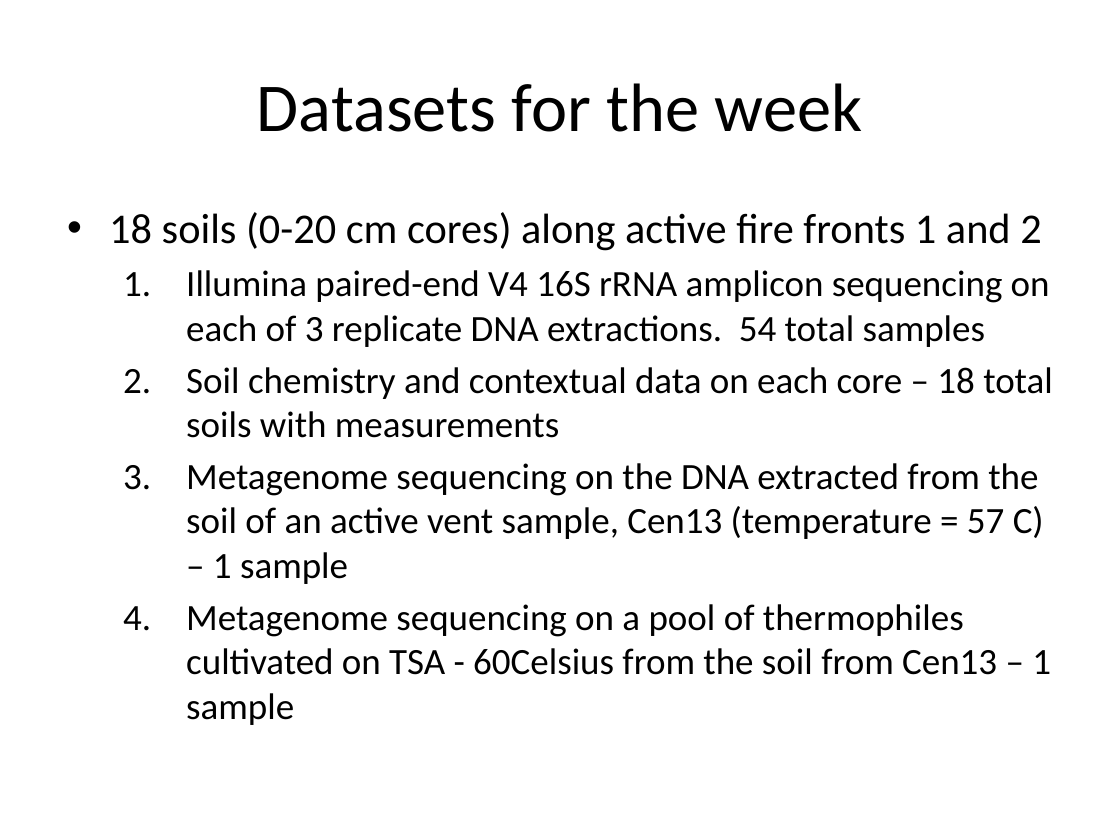
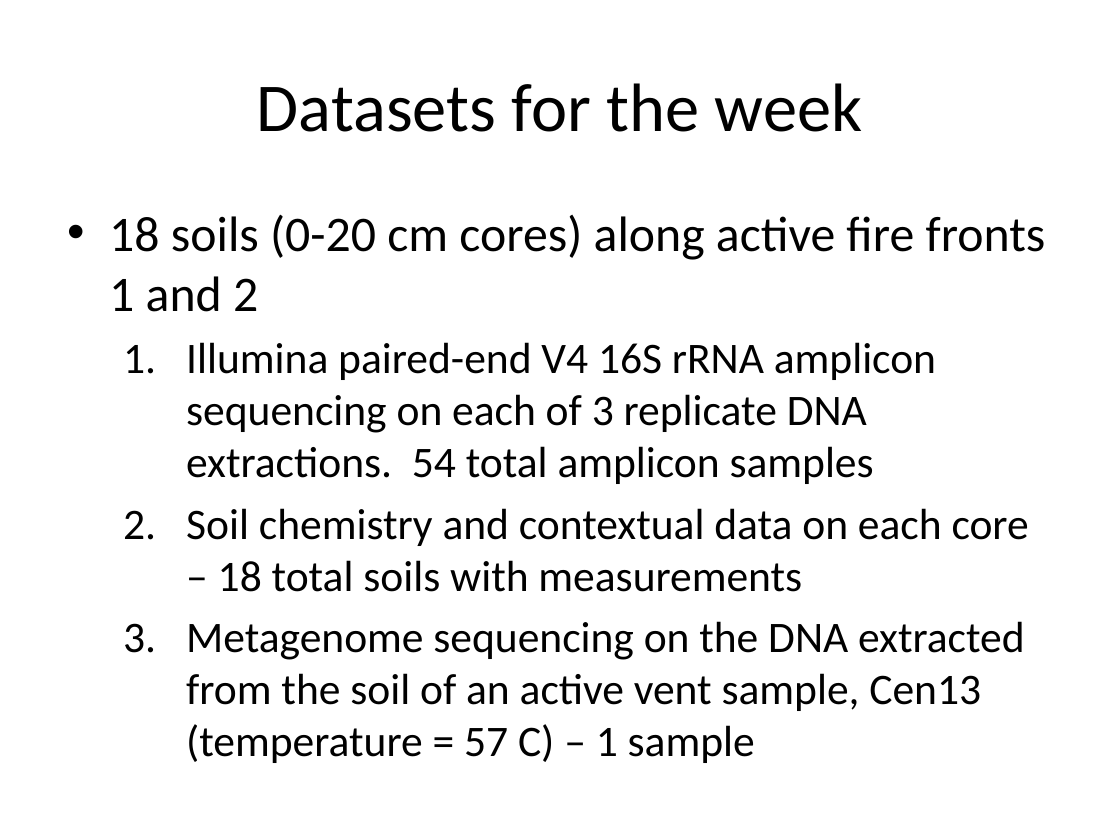
Before and after one commit to edamame-course/docs, a slide deck: slide 33 of extra/Presentations/2015-06-22-AM_Ashley_WelcomeLecture.pptx (slide 31 before the commit). Drawn at 1120x840 pixels with LibreOffice and Linux fonts; fonts in the diff are those of the drawing. Boxes give left, top, right and bottom in pixels: in the first picture for what was removed or moved away, otherwise in the second. Text is boxed around its words. In the diff, an @@ line names an element or a change of style, - is before the commit and + after.

```diff
--- a/extra/Presentations/2015-06-22-AM_Ashley_WelcomeLecture.pptx
+++ b/extra/Presentations/2015-06-22-AM_Ashley_WelcomeLecture.pptx
@@ text at (x1=109, y1=215, x2=1046, y2=763): size 27.2 to 32 pt in "18 soils (0-20 cm cores) along active ..."; size 23.8 to 28 pt in "Soil chemistry and contextual data on each ...", "Metagenome sequencing on the DNA extracted from ..." @@
@@ text at (x1=186, y1=342, x2=936, y2=484): text changed; size 23.8 to 28 pt @@
-  1. Illumina paired-end V4 16S rRNA amplicon sequencing on each of 3 replicate DNA extractions. 54 total samples
+  1. Illumina paired-end V4 16S rRNA amplicon sequencing on each of 3 replicate DNA extractions. 54 total amplicon samples
@@ text at (x1=186, y1=604, x2=1051, y2=725): paragraph removed @@
-  4. Metagenome sequencing on a pool of thermophiles cultivated on TSA - 60Celsius from the soil from Cen13 – 1 sample
```
Also in this commit, not shown: 13 other slides changed, 3 slides added, 1 slide removed, 1 other file.
